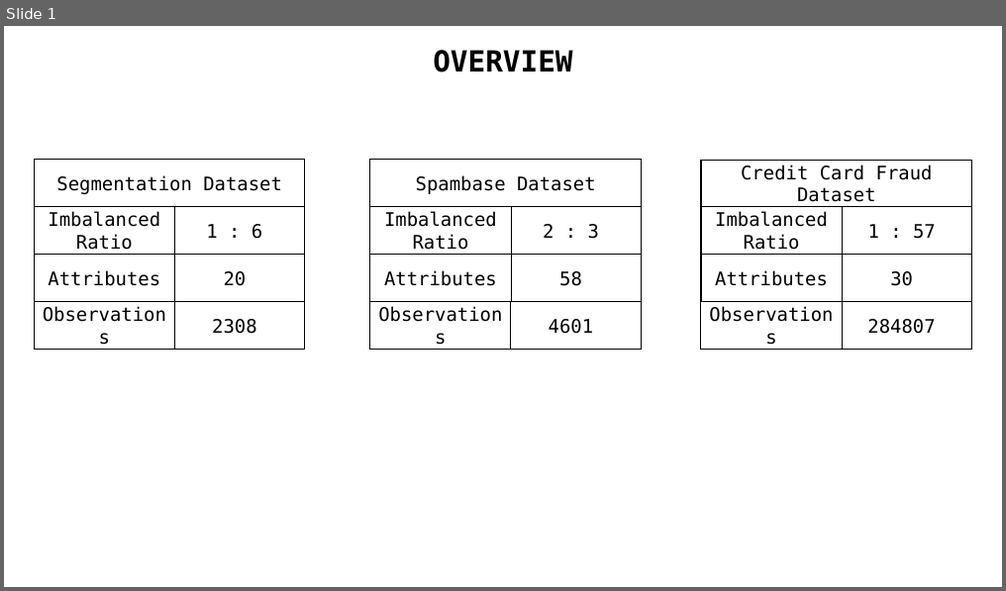
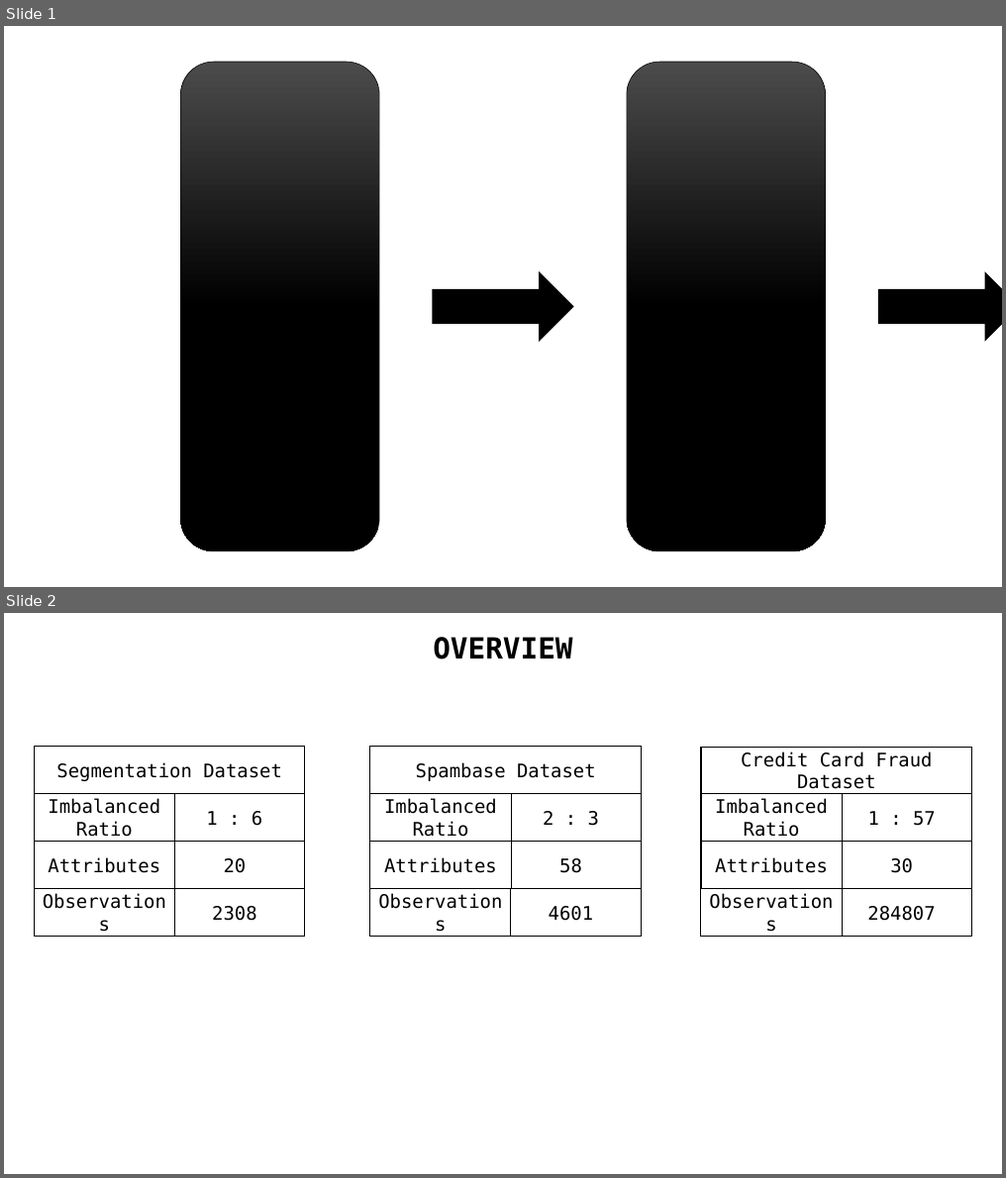
Before and after one commit to zkgz/skripsi, a slide deck: skripsi/Skripsi Pro/Presentation1.pptx. Shown one above the other, each under a label of ours: slide 1 before the commit, slides 1 and 2 after it. The pictures are 1006x591 and 1006x1178 pixels, drawn with LibreOffice and Linux fonts; fonts in the diff are those of the drawing. Boxes give left, top, right and bottom in pixels: in the first picture for what was removed or moved away, otherwise in the second. Text is boxed around its words. In the diff, an @@ line names an element or a change of style, - is before the commit and + after.

```diff
--- a/skripsi/Skripsi Pro/Presentation1.pptx
+++ b/skripsi/Skripsi Pro/Presentation1.pptx
@@ slide 1 added at (4, 26, 1002, 587), background #FFFFFF @@
@@ rounded rectangle added at (180, 62, 380, 553), fill gradient #4B4B4B to #000000, outline #000000 0.5 pt @@
@@ rounded rectangle added at (627, 62, 826, 553), fill gradient #4B4B4B to #000000, outline #000000 0.5 pt @@
@@ right arrow added at (433, 272, 573, 342), fill #000000 @@
@@ right arrow added at (878, 272, 1002, 342), fill #000000 @@
@@ what was slide 1 is now slide 2 @@
```
Also in this commit, not shown: 1 other slide added.
